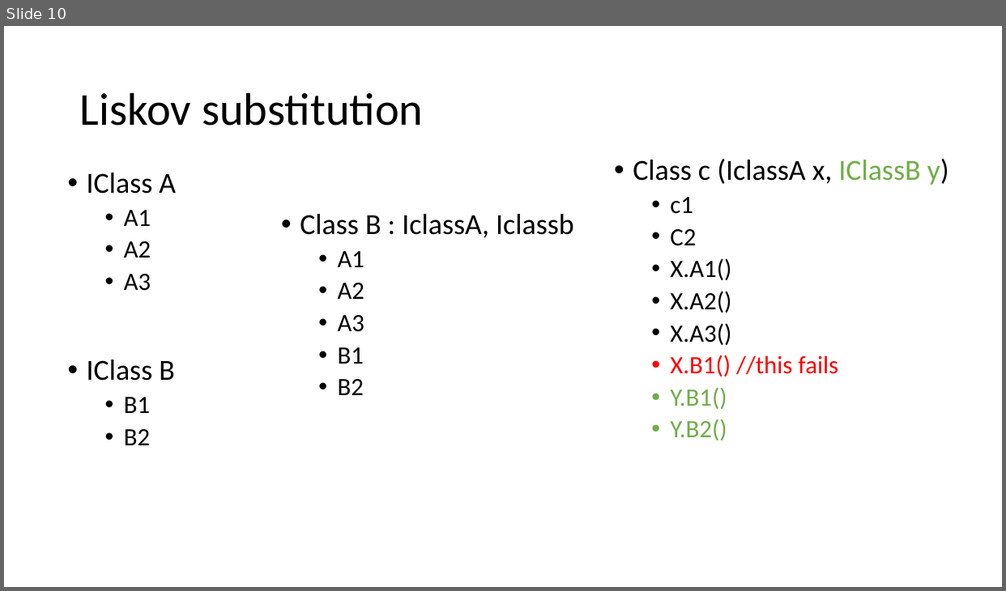
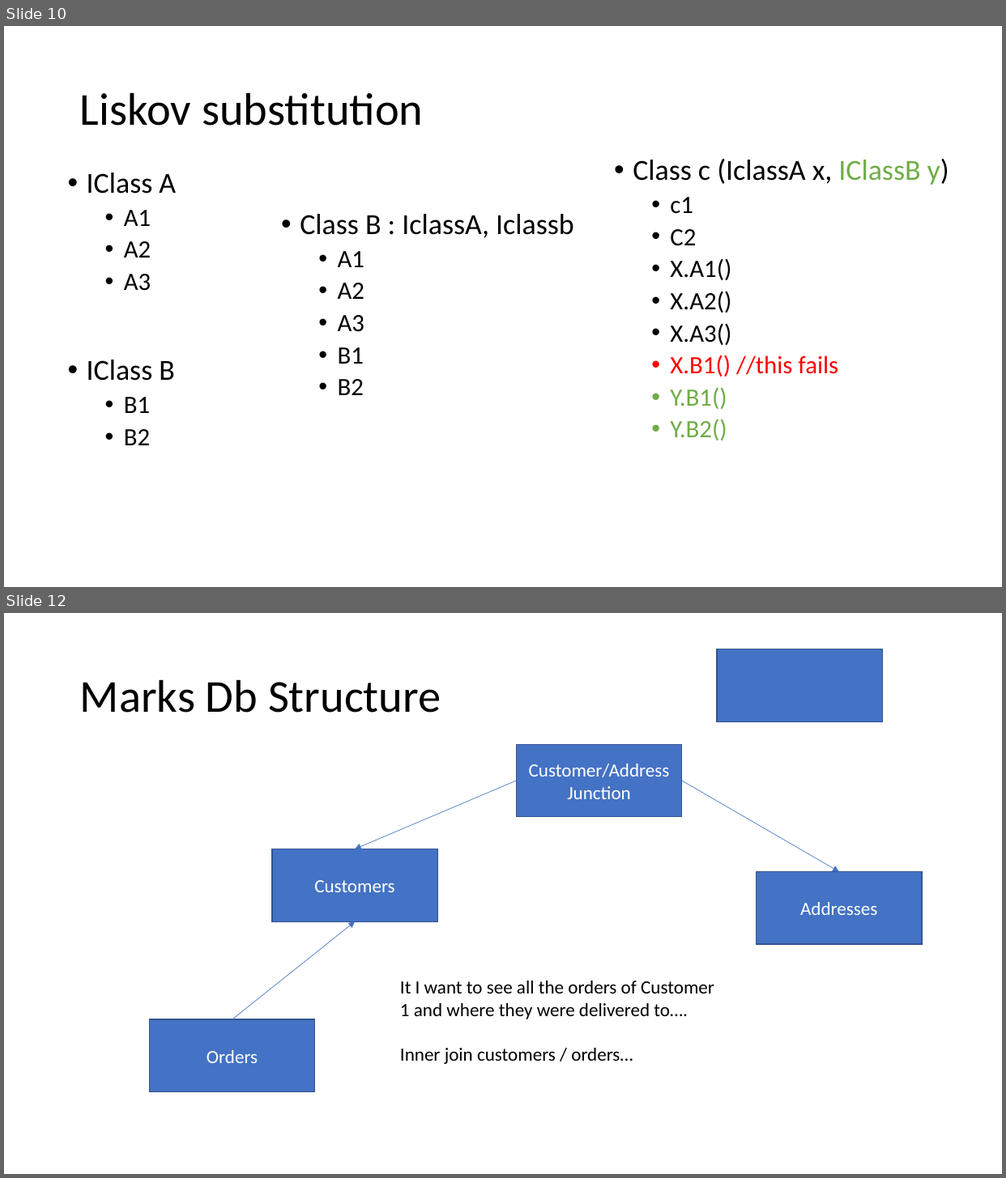
Before and after one commit to 221114-NET/trainer_code, a slide deck: resources/MarksDrawrings.pptx. Shown one above the other, each under a label of ours: slide 10 before the commit, slides 10 and 12 after it; the slides between them are not shown. The pictures are 1006x591 and 1006x1178 pixels, drawn with LibreOffice and Linux fonts; fonts in the diff are those of the drawing. Boxes give left, top, right and bottom in pixels: in the first picture for what was removed or moved away, otherwise in the second. Text is boxed around its words. In the diff, an @@ line names an element or a change of style, - is before the commit and + after.

```diff
--- a/resources/MarksDrawrings.pptx
+++ b/resources/MarksDrawrings.pptx
@@ slide 12 added at (4, 613, 1002, 1174), background #FFFFFF @@
@@ rectangle added at (717, 649, 882, 722), fill #4472C4, outline #325491 1 pt @@
@@ title added at (80, 679, 441, 713), 44 pt, text #000000 @@
+Marks Db Structure
@@ rectangle added at (517, 744, 682, 816), fill #4472C4, outline #325491 1 pt, 18 pt, text #FFFFFF @@
+Customer/Address Junction
@@ arrow added from (517, 781) to (355, 850), #4472C4 0.5 pt @@
@@ arrow added from (682, 781) to (839, 872), #4472C4 0.5 pt @@
@@ rectangle added at (272, 850, 437, 922), fill #4472C4, outline #325491 1 pt, 18 pt, text #FFFFFF @@
+Customers
@@ rectangle added at (756, 872, 922, 944), fill #4472C4, outline #325491 1 pt, 18 pt, text #FFFFFF @@
+Addresses
@@ arrow added from (232, 1020) to (355, 922), #4472C4 0.5 pt @@
@@ text added at (400, 981, 714, 1064), 18 pt, text #000000 @@
+It I want to see all the orders of Customer 1 and where they were delivered to….
+Inner join customers / orders…
@@ rectangle added at (149, 1020, 315, 1093), fill #4472C4, outline #325491 1 pt, 18 pt, text #FFFFFF @@
+Orders
```
Also in this commit, not shown: 1 other slide added, 10 other files.
